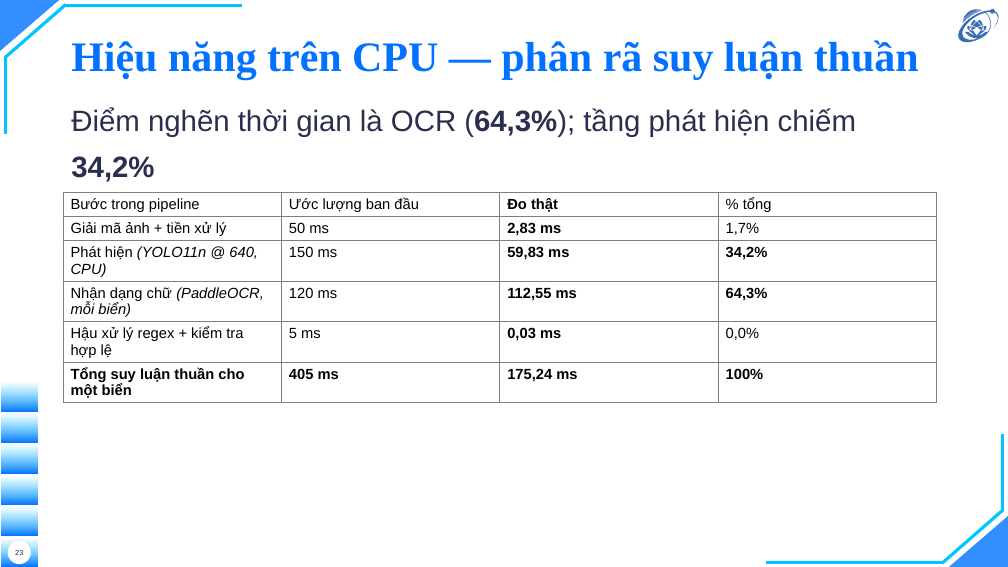
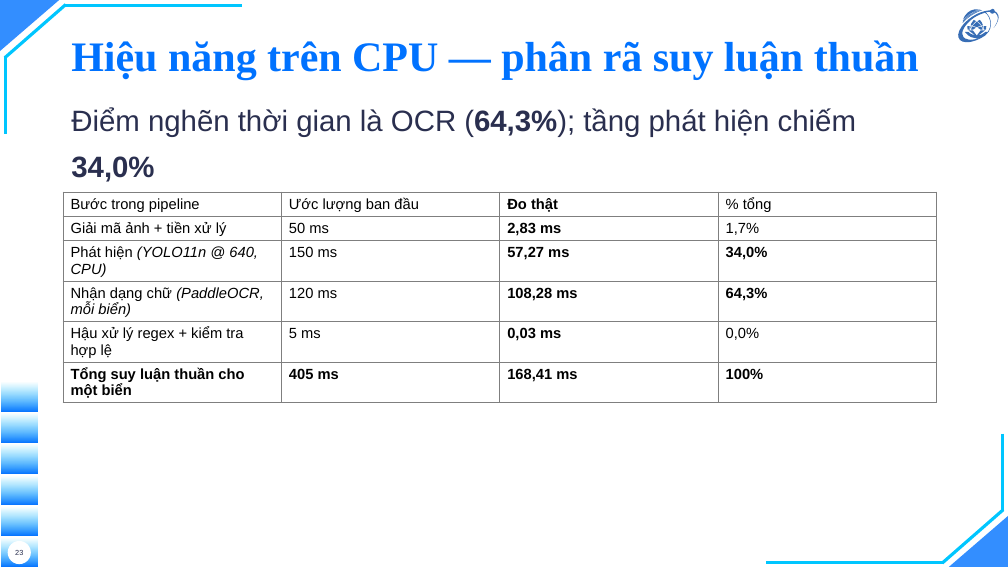
Before and after one commit to hieunguyen2604/alpr-do-an-mon-hoc, a slide deck: slide 23 of docs/slides/slides.pptx. Drawn at 1008x567 pixels with LibreOffice and Linux fonts; fonts in the diff are those of the drawing; background and template pictures are left out. Boxes give left, top, right and bottom in pixels: in the first picture for what was removed or moved away, otherwise in the second. Text is boxed around its words. In the diff, an @@ line names an element or a change of style, - is before the commit and + after.

Commit message:
fix(slides): phan ra do tre ve dung T5.7b — 57,27/108,28/168,41 ms (34,0/64,3%)
- 10-slides + outline + SLIDE_PLAN: hoan tac bo so 59,83/112,55/175,24 cua phien
  truoc — do la phan ra E2E khac harness (07-benchmark), khong phai T5.7b
- defense-qa: bang 'T5.7b' gan nhan sai -> tra ve dung nguon; tra nhanh A6
  0,751->0,770, chenh 36,8->23,07, A4 0,945->0,948 (so vong do da nghi hu)
- docs/reports/README.md: them hang khoa 'Phan ra suy luan thuan = T5.7b' de
  khoa nguon, cam tron voi phan ra E2E

```diff
--- a/docs/slides/slides.pptx
+++ b/docs/slides/slides.pptx
@@ text at <box>71,108,856,182</box>: text changed @@
-Điểm nghẽn thời gian là OCR (64,3%); tầng phát hiện chiếm 34,2%
+Điểm nghẽn thời gian là OCR (64,3%); tầng phát hiện chiếm 34,0%
@@ table at <box>63,192,937,510</box> @@
-row 3, column 3: 59,83 ms
+row 3, column 3: 57,27 ms
-row 3, column 4: 34,2%
+row 3, column 4: 34,0%
-row 4, column 3: 112,55 ms
+row 4, column 3: 108,28 ms
-row 6, column 3: 175,24 ms
+row 6, column 3: 168,41 ms
```
Also in this commit, not shown: 6 other files.
